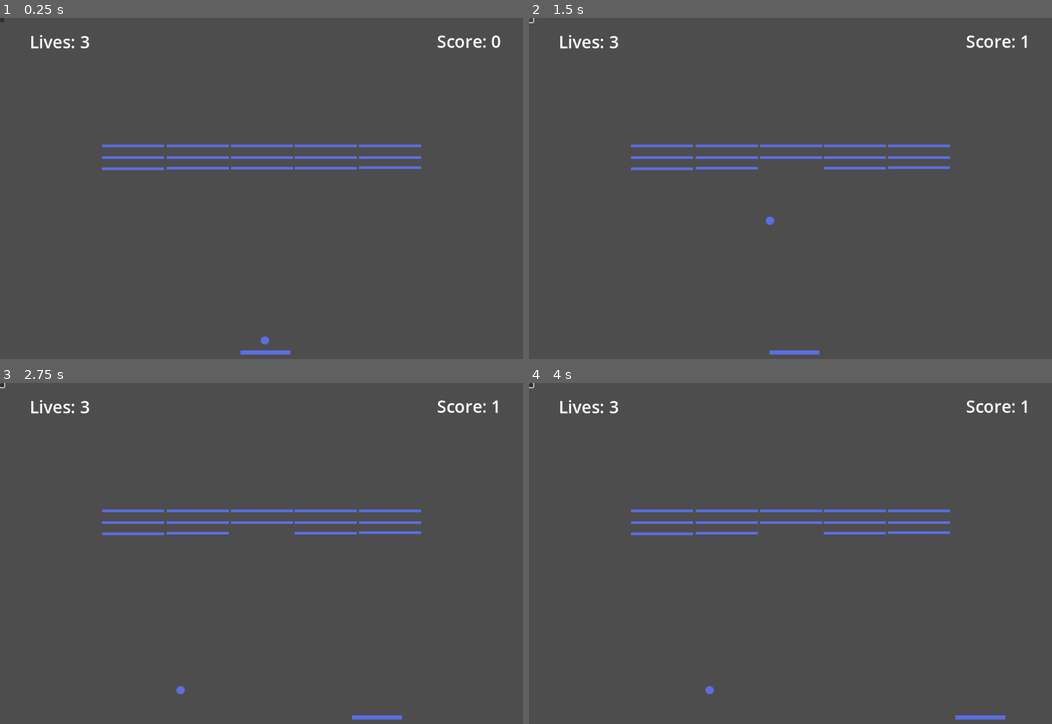
Above: before the commit, frames 1-4 (two rows, left to right).
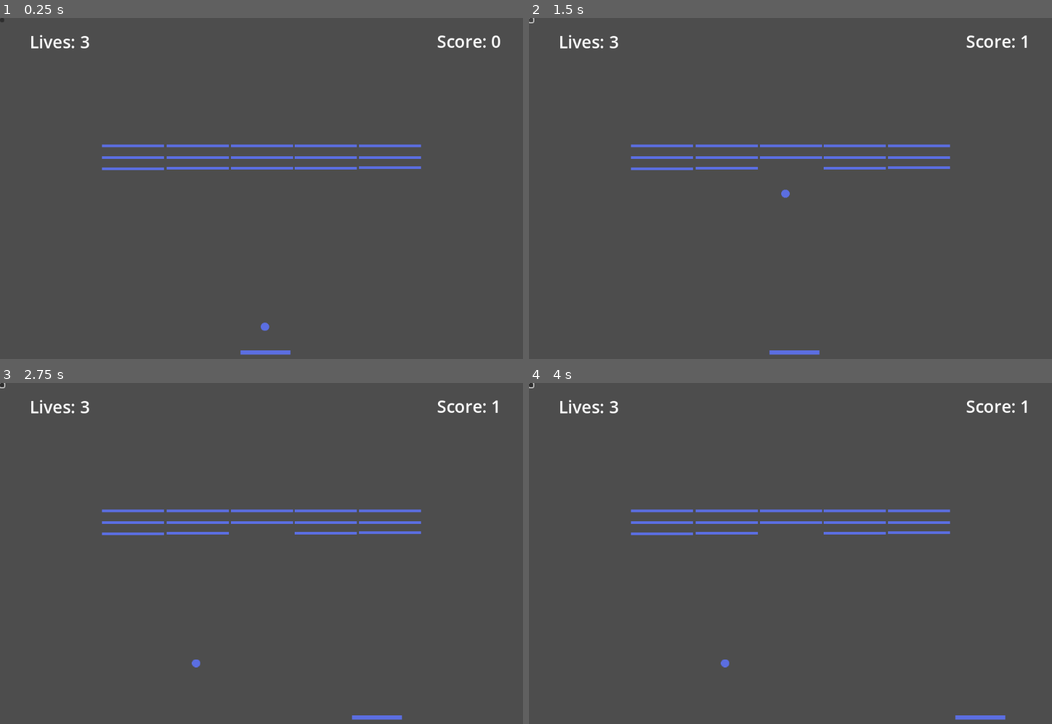
Above: after the commit, the same moments.

Repository: Dripcoding/godot-breakout2d
Game: Godot game, scene res://scenes/main.tscn
Same seed, same stepped clock (60 frames per second), same inputs: the game is played once before the commit and once after it.
Inputs (mouse positions are in pixels of both pictures, inside the frame that each line leads up to):
- Up to frame 1 (0.25 s): no input
- Up to frame 2 (1.5 s): click (529, 21) at 0.5 s; click (529, 21) at 1.25 s
- Up to frame 3 (2.75 s): tap Enter at 2 s; move the mouse to (381, 556) at 2.02 s; hold Right (move_right) from 2.03 s (still down); tap R (resume) at 2.1 s; click (381, 556) at 2.17 s
- Up to frame 4 (4 s): release Right (move_right) at 2.75 s; drag from (685, 594) to (outside the picture) at 2.77 s; tap Space at 3.5 s; move the mouse to (848, 488) at 3.52 s; hold Right (move_right) from 3.53 s (still down); hold Shift from 3.53 s (still down); tap R (resume) at 3.8 s

The runs differ from the first frame. In frame 1, less than 0.1% of the frame differs, in the area x 49-52%, y 89-96%; in frame 2, less than 0.1%; in frame 3, less than 0.1%, in the area x 33-39%, y 81-92%; in frame 4, less than 0.1%.

Commit message:
add test suite for ball.gd

Diff:
--- a/code/ball.gd
+++ b/code/ball.gd
@@ -39,6 +39,11 @@
 var game_paused_state: GamePausedState = game_paused_resource.new(self)
 var game_ready_state: GameReadyState = game_ready_resource.new(normal_velocity)
 var game_terminal_state: GameTerminalState = game_terminal_resource.new(position_x_initial, position_y_initial, self)
+
+
+func _ready() -> void:
+	position.x = position_x_initial
+	position.y = position_y_initial
 
 
 func _integrate_forces(state: PhysicsDirectBodyState2D) -> void:
--- a/scenes/ball.tscn
+++ b/scenes/ball.tscn
@@ -1,5 +1,6 @@
-[gd_scene load_steps=4 format=3 uid="uid://bm7sesqo7tbli"]
+[gd_scene load_steps=5 format=3 uid="uid://bm7sesqo7tbli"]
 
+[ext_resource type="Script" path="res://code/ball.gd" id="1_wak5b"]
 [ext_resource type="Texture2D" uid="uid://br18y6qvt2ybx" path="res://assets/ball.png" id="2_w5ual"]
 
 [sub_resource type="PhysicsMaterial" id="PhysicsMaterial_idmfa"]
@@ -16,6 +17,7 @@
 max_contacts_reported = 1
 contact_monitor = true
 linear_velocity = Vector2(0, 350)
+script = ExtResource("1_wak5b")
 
 [node name="Sprite2D" type="Sprite2D" parent="."]
 texture = ExtResource("2_w5ual")
--- /dev/null
+++ b/test/unit/test_ball.gd
@@ -0,0 +1,93 @@
+extends GutTest
+
+
+var ball_scene = load("res://scenes/ball.tscn")
+
+
+func before_each():
+    var ball = ball_scene.instantiate()
+    add_child(ball)
+
+
+func after_each():
+    var ball = get_node("Ball")
+    remove_child(ball)
+
+
+func test_ball_exists():
+    var ball = get_node("Ball")
+    assert_not_null(ball, "Ball does not exist")
+
+
+func test_ball_has_correct_children():
+    var ball = get_node("Ball")
+
+    # sprite 2d
+    var sprite_2d = ball.get_child(0)
+    assert_not_null(sprite_2d is Sprite2D, "Ball is not a Sprite2D child")
+    assert_true(sprite_2d.visible, "Sprite2D is not visible")
+    assert_true(sprite_2d.texture is Texture, "Sprite2D is not a Texture")
+
+    # collision shape 2d
+    var collision_shape_2d = ball.get_child(1)
+    assert_not_null(collision_shape_2d is CollisionShape2D, "Ball is not a CollisionShape2D child")
+    assert_true(collision_shape_2d.disabled == false, "CollisionShape2D is not disabled")
+    assert_true(collision_shape_2d.visible, "CollisionShape2D is not visible")
+    assert_true(collision_shape_2d.shape is CircleShape2D, "CollisionShape2D is not a CircleShape2D")
+
+
+func test_ball_initial_position():
+    var ball = get_node("Ball")
+    var expected_position = Vector2(ball.position_x_initial, ball.position_y_initial)
+    assert_eq(ball.position, expected_position, "Ball initial position is incorrect")
+
+
+func test_ball_velocity():
+    var ball = get_node("Ball")
+    var expected_velocity = Vector2(0, 350)
+    assert_eq(ball.linear_velocity, expected_velocity, "Ball initial velocity is incorrect")
+
+
+func test_ball_state():
+    var ball = get_node("Ball")
+    assert_null(ball.ball_state, "Ball state is not null")
+
+
+func test_ball_collides_with_brick():
+    var ball = get_node("Ball")
+    var brick = Node2D.new()
+    brick.add_to_group("brick")
+    ball._on_body_entered(brick)
+    assert_eq(ball.ball_state, ball.brick_state, "Ball state is not brick_state after colliding with a brick")
+
+
+func test_ball_collides_with_wall():
+    var ball = get_node("Ball")
+    var wall = Node2D.new()
+    wall.add_to_group("wall")
+    ball._on_body_entered(wall)
+    assert_eq(ball.ball_state, ball.wall_state, "Ball state is not wall_state after colliding with a wall")
+
+
+func test_ball_out_of_bounds():
+    var ball = get_node("Ball")
+    ball._on_ball_out_of_bounds(Node2D.new())
+    assert_eq(ball.ball_state, ball.out_of_bounds_state, "Ball state is not out_of_bounds_state after going out of bounds")
+
+
+func test_ball_pause():
+    var ball = get_node("Ball")
+    ball.pause()
+    assert_eq(ball.ball_state, ball.game_paused_state, "Ball state is not game_paused_state after pausing")
+
+
+func test_ball_resume():
+    var ball = get_node("Ball")
+    ball.resume()
+    assert_eq(ball.ball_state, ball.game_resumed_state, "Ball state is not game_resumed_state after resuming")
+
+
+func test_ball_quit():
+    var ball = get_node("Ball")
+    ball.quit()
+    assert_eq(ball.ball_state, ball.game_terminal_state, "Ball state is not game_terminal_state after quitting")
--- a/test/unit/test_player.gd
+++ b/test/unit/test_player.gd
@@ -22,18 +22,17 @@
 func test_player_has_correct_children():
     var player = get_node("Player")
 
-    # collisionShape2d
-    var collision_shape_2d = player.get_node("collisionShape2d")
+    # character body 2d
+    var character_body_2d = player.get_child(0)
+    assert_true(character_body_2d is CharacterBody2D, "Player does not have characterBody2d child")
+    assert_true(character_body_2d.visible, "Player characterBody2d child gravity scale is incorrect")
+
+    # collision shape 2d
+    var collision_shape_2d = character_body_2d.get_child(0)
     assert_true(collision_shape_2d is CollisionShape2D, "Player does not have collisionShape2d child")
     assert_true(collision_shape_2d.shape is RectangleShape2D, "Player collisionShape2d child does not have RectangleShape2D shape")
-    assert_true(collision_shape_2d.shape.disabled == false, "Player collisionShape2d child shape is disabled")
+    assert_true(collision_shape_2d.disabled == false, "Player collisionShape2d child shape is disabled")
     assert_true(collision_shape_2d.visible == true, "Player collisionShape2d child is not visible")
-
-    # sprite2d
-    var sprite_2d = player.get_node("sprite2d")
-    assert_true(sprite_2d is Sprite2D, "Player does not have sprite2d child")
-    assert_true(sprite_2d.texture is Texture, "Player sprite2d child does not have Texture texture")
-    assert_true(sprite_2d.visible == true, "Player sprite2d child texture is not visible")
 
 
 func test_player_initial_position():
@@ -61,6 +60,7 @@
     var initial_position = player.position
     Input.action_press("move_right")
     player._process(1)  # Simulate 1 second of game time
+    Input.action_release("move_right")
     var final_position = player.position
     assert_true(final_position.x > initial_position.x, "Player did not move right")
 
@@ -70,6 +70,7 @@
     var initial_position = player.position
     Input.action_press("move_left")
     player._process(1)  # Simulate 1 second of game time
+    Input.action_release("move_left")
     var final_position = player.position
     assert_true(final_position.x < initial_position.x, "Player did not move left")
 
